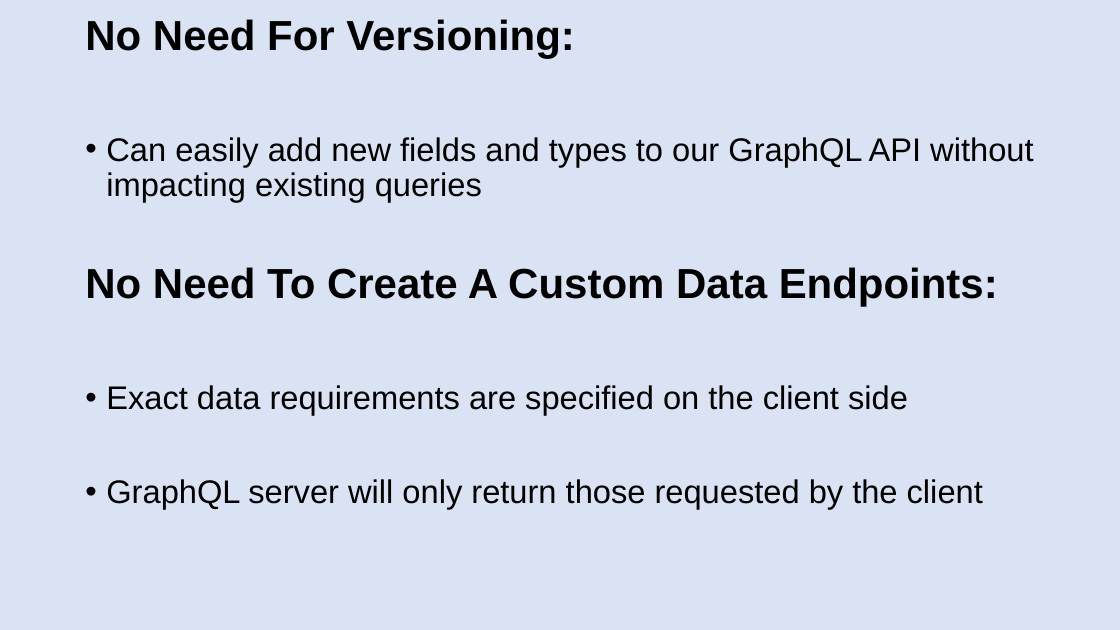
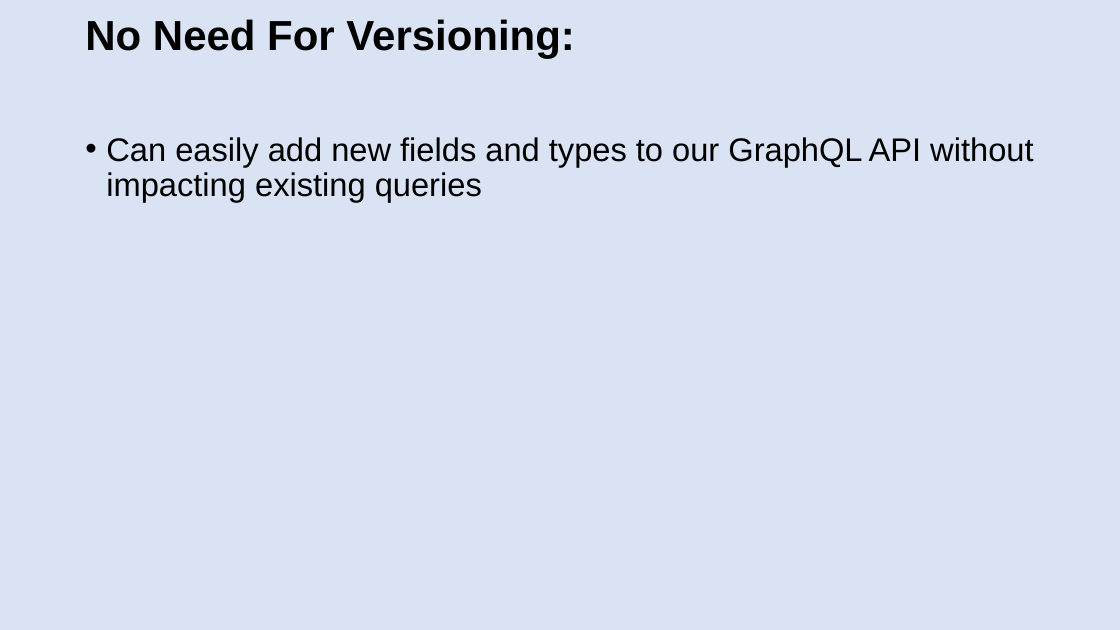
Before and after one commit to patelg123/graphql-presentation, a slide deck: slide 25 of current.pptx (slide 24 before the commit). Drawn at 1120x630 pixels with LibreOffice and Linux fonts; fonts in the diff are those of the drawing. Boxes give left, top, right and bottom in pixels: in the first picture for what was removed or moved away, otherwise in the second. Text is boxed around its words. In the diff, an @@ line names an element or a change of style, - is before the commit and + after.

```diff
--- a/current.pptx
+++ b/current.pptx
@@ text at <box>85,267,998,509</box>: paragraphs removed @@
-No Need To Create A Custom Data Endpoints:
-• Exact data requirements are specified on the client side
-• GraphQL server will only return those requested by the client
```
Also in this commit, not shown: 5 other slides changed, 5 slides added, 1 slide removed.
